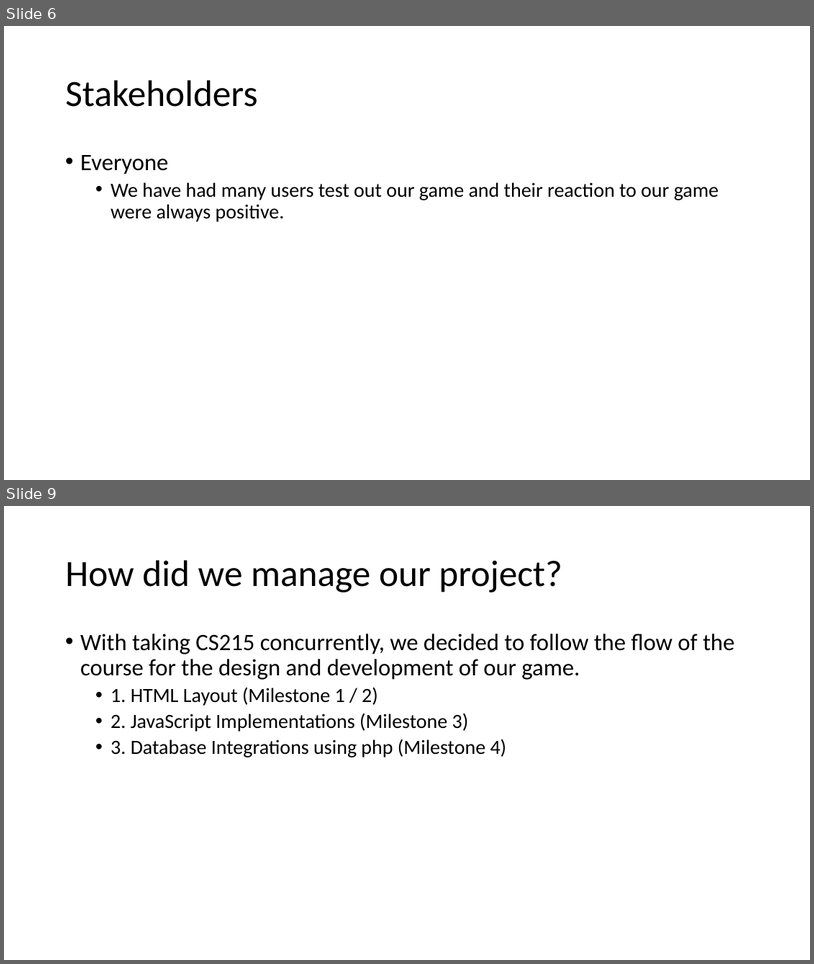
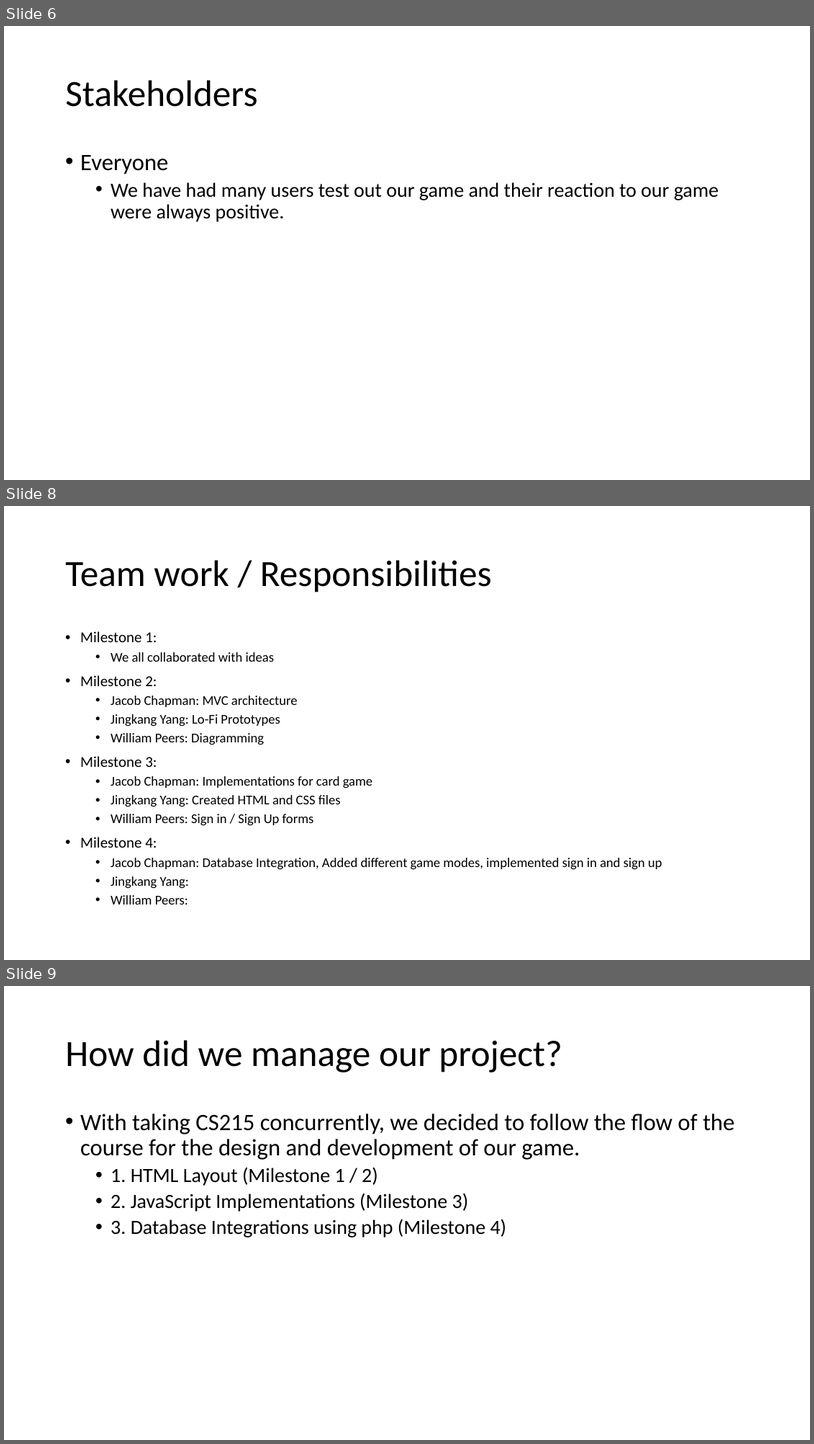
Before and after one commit to Jacobchapman99/ENSE-374-Group07-Project, a slide deck: Milestone4/Milestone 4.ppt. Shown one above the other, each under a label of ours: slides 6 and 9 before the commit, slides 6, 8 and 9 after it; the slides between them are not shown. The pictures are 814x964 and 814x1444 pixels, drawn with LibreOffice and Linux fonts; fonts in the diff are those of the drawing. Boxes give left, top, right and bottom in pixels: in the first picture for what was removed or moved away, otherwise in the second. Text is boxed around its words. In the diff, an @@ line names an element or a change of style, - is before the commit and + after.

```diff
--- a/Milestone4/Milestone 4.ppt
+++ b/Milestone4/Milestone 4.ppt
@@ slide 8 added at [4,506,810,960], background #FFFFFF @@
@@ title added at [65,560,492,592], 44 pt, text #000000 @@
+Team work / Responsibilities
@@ text added at [80,631,663,904], 16 pt, text #000000 @@
+• Milestone 1:
+  • We all collaborated with ideas
+• Milestone 2:
+  • Jacob Chapman: MVC architecture
+  • Jingkang Yang: Lo-Fi Prototypes
+  • William Peers: Diagramming
+• Milestone 3:
+  • Jacob Chapman: Implementations for card game
+  • Jingkang Yang: Created HTML and CSS files
+  • William Peers: Sign in / Sign Up forms
+• Milestone 4:
+  • Jacob Chapman: Database Integration, Added different game modes, implemented sign in and sign up
+  • Jingkang Yang:
+  • William Peers:
```
Also in this commit, not shown: 3 slides changed, 1 other slide added, 8 slides removed.
